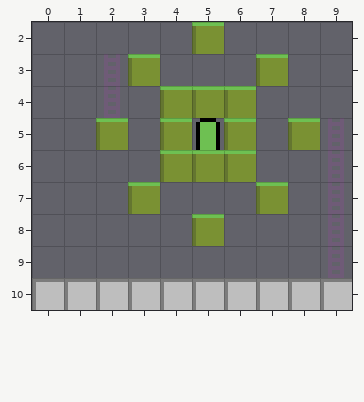
An edit to a level. Tiled map (JSON), assets/maps/map3.json. The first picture shows the starting point.
Cells are 8x8 px. Shown: x 0..9, y 2..10.
After the commit:
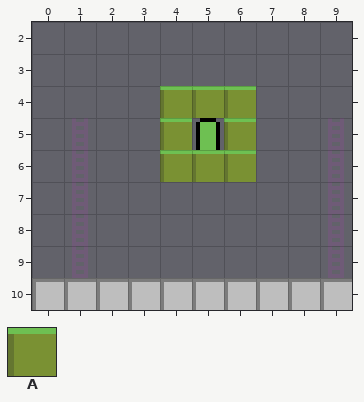
Key: from "tilemap": A 16.
_ is an empty cell.
Log entry: Changes inventory to count of tiles given
Change:
Layer "World":
Tile A is gone in row 2 at x 5; in row 3 at x 3 and 7; in row 5 at x 2 and 8; in row 7 at x 3 and 7; in row 8 at x 5.
Boxes around the changes in both pictures, in picture pixels (x1, y1, x2, y2):
removed: (192, 22, 224, 54)
removed: (128, 54, 160, 86)
removed: (256, 54, 288, 86)
removed: (96, 118, 128, 150)
removed: (288, 118, 320, 150)
removed: (128, 182, 160, 214)
removed: (256, 182, 288, 214)
removed: (192, 214, 224, 246)
